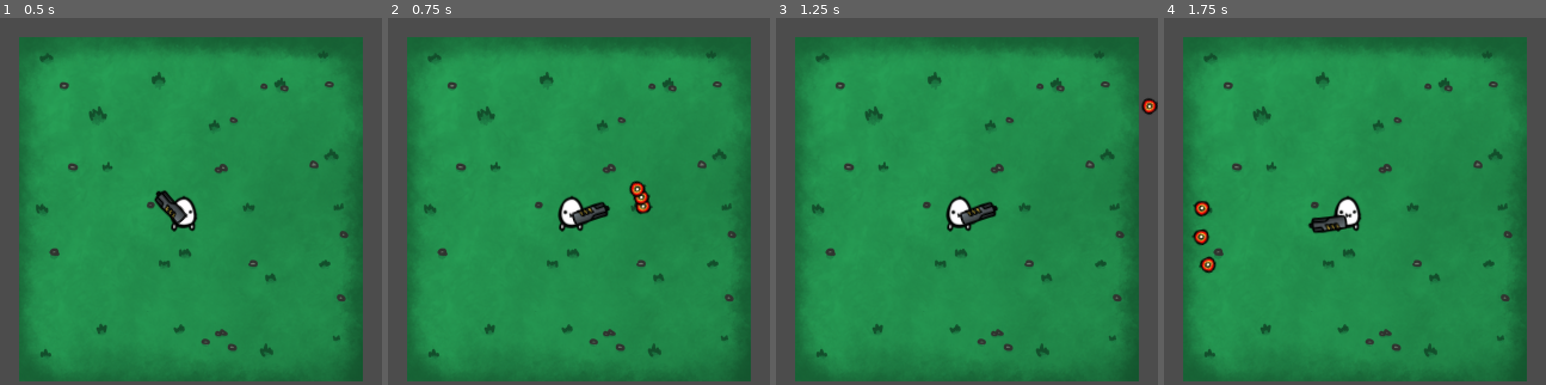
Above: before the commit, frames 1-4 (left to right).
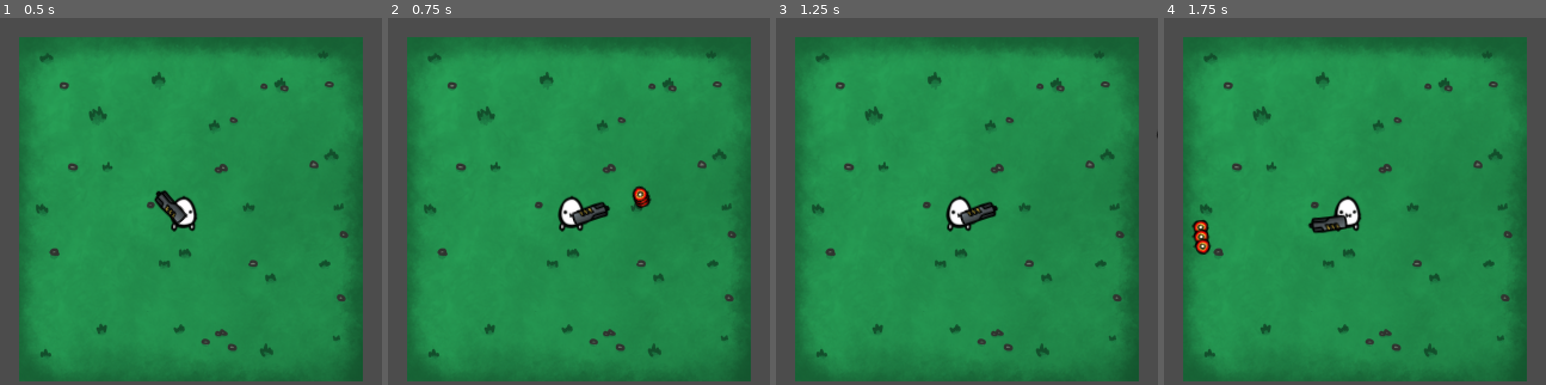
Above: after the commit, the same moments.

Repository: kelgrim/TDS-Example
Game: Godot game, scene res://Main.tscn
Two runs of this game, one before a commit and one after it. Both use one fixed random seed, a clock stepped at 60 frames per second and the inputs below.
Inputs (mouse positions are in pixels of both pictures, inside the frame that each line leads up to):
- Up to frame 1 (0.5 s): no input
- Up to frame 2 (0.75 s): tap Enter at 0.5 s; move the mouse to (663, 190) at 0.52 s; click (663, 190) at 0.6 s
- Up to frame 3 (1.25 s): no input
- Up to frame 4 (1.75 s): move the mouse to (1278, 227) at 1.27 s; click (1278, 227) at 1.35 s

Frame 1 is identical in both runs. In frame 2, 0.3% of the frame differs, in the area x 63-70%, y 44-54%; in frame 3, 0.2%; in frame 4, 0.6%, in the area x 7-14%, y 49-70%.

Commit message:
use snake_case instead of camelCase

Diff:
--- a/objects/Player.gd
+++ b/objects/Player.gd
@@ -14,14 +14,14 @@
 	if Input.is_action_just_pressed("shoot"):
 		shoot_multiple_bullets()
 
-func shoot_bullet(angleInDegrees):
-	var angleInRadians = deg2rad(angleInDegrees)
+func shoot_bullet(angle_in_degrees):
+	var angle_in_radians = deg2rad(angle_in_degrees)
 	var bullet = packedBullet.instance()
 	bullet.global_position = gun_muzzle.global_position
-	bullet.rotation = gun_pivot.rotation + angleInRadians;
+	bullet.rotation = gun_pivot.rotation + angle_in_radians;
 	get_parent().add_child(bullet)
 
 func shoot_multiple_bullets():
-	shoot_bullet(15)
+	shoot_bullet(5)
 	shoot_bullet(0)
-	shoot_bullet(-15)
+	shoot_bullet(-5)
